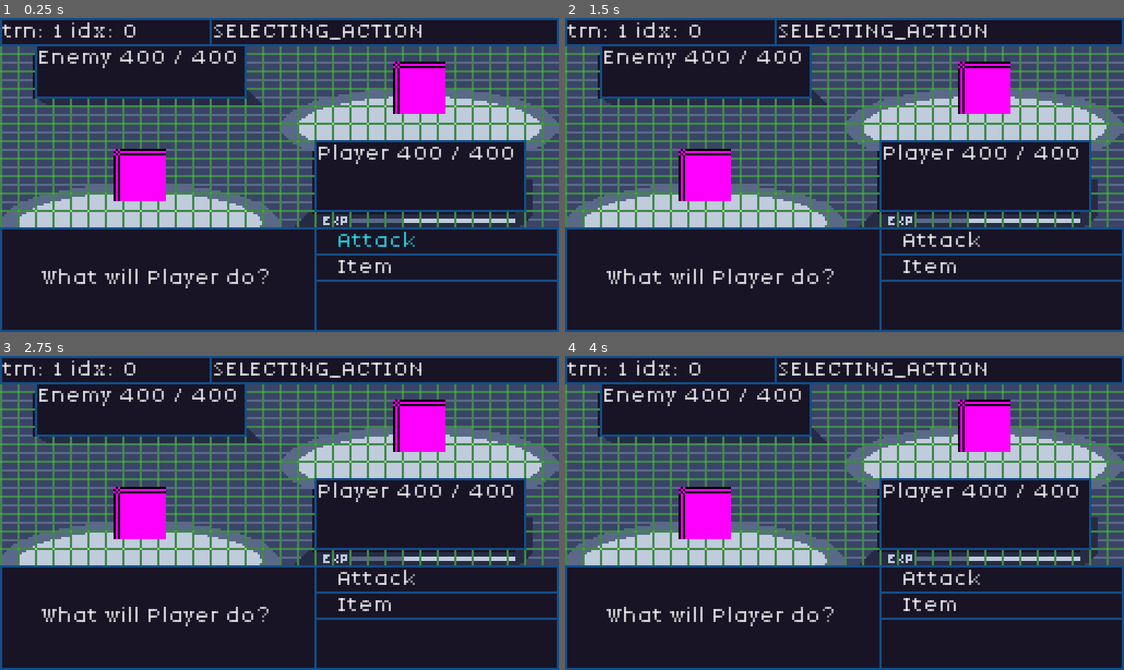
Above: before the commit, frames 1-4 (two rows, left to right).
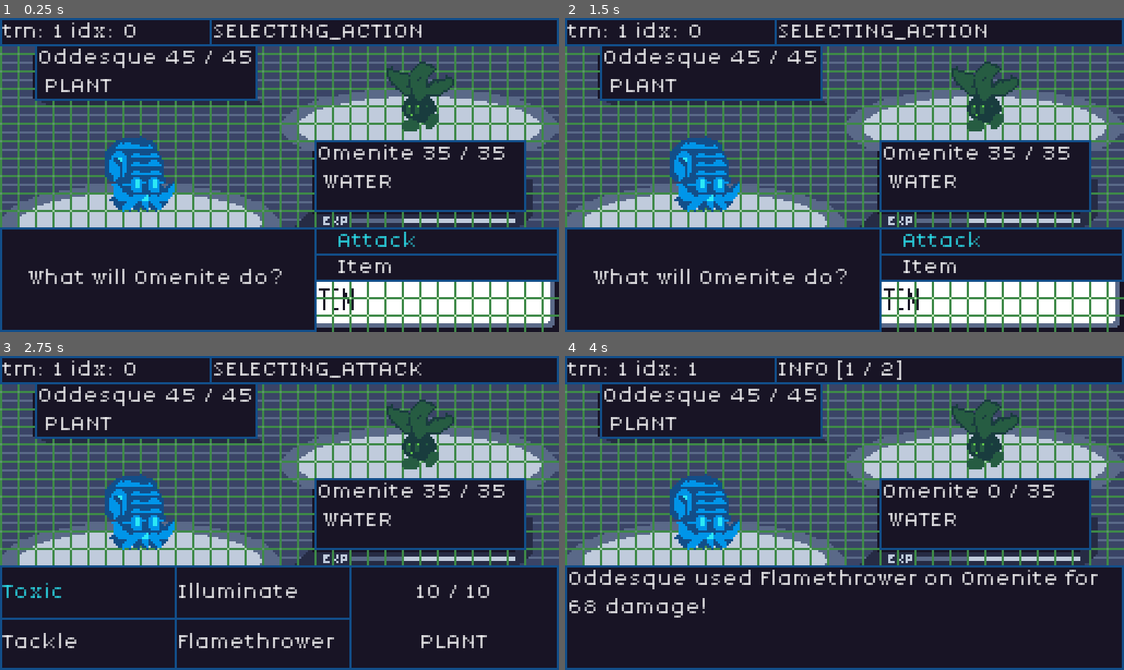
Above: after the commit, the same moments.

Repository: JakeTaussig/rpg-rougelike
Game: Godot game, scene res://scenes/battle.tscn
Two runs of this game, one before a commit and one after it. Both use one fixed random seed, a clock stepped at 60 frames per second and the inputs below.
Inputs (mouse positions are in pixels of both pictures, inside the frame that each line leads up to):
- Up to frame 1 (0.25 s): no input
- Up to frame 2 (1.5 s): click (844, 278) at 0.5 s, where only the run before the commit has a clickable "Continue"; click (844, 278) at 1.25 s, where only the run before the commit has a clickable "Continue"
- Up to frame 3 (2.75 s): click "Attack" at 2 s
- Up to frame 4 (4 s): click (654, 591) at 2.75 s, where only the run after the commit has a clickable "Toxic"; click (1001, 604) at 3.5 s, where only the run before the commit has a clickable "Item"

The runs differ from the first frame. In frame 1, 14% of the frame differs, in the area x 5-100%, y 9-100%; in frame 2, 14%; in frame 3, 10%; in frame 4, 10%.

Commit message:
WIP: Create Monsters  (#20)
* First pass: add support for unique monster types

* add Mac OS artifacts to .gitignore

* add style guide (sprites/characters/README.md) and character template

* fix broken link

* render monster type with HP

* add new character

* remove unused (renamed) aseprite file

* battle.tscn: save enemy monster as oddesque.tres

* use ExtResource instead of SubResource in battle_participant.tscn

* use formatted strings in `battle.render_hp()`

* update base monster `character_name`

* renamed:    assets/sprites/characters/README.md -> docs/style_guide.md

* update battle_participant.gd to refer to monster's stats

* changed attacker.character_name to attacker.monster.character_name

---------

Co-authored-by: Ben Taussig <btaussig97@gmail.com>
Co-authored-by: jaketaussig <jaketaussig@gmail.com>

Diff:
--- /dev/null
+++ b/assets/monsters/gwendolyn.tres
@@ -0,0 +1,19 @@
+[gd_resource type="Resource" script_class="Monster" load_steps=3 format=3 uid="uid://dy0jqmgyr3mbo"]
+
+[ext_resource type="Script" uid="uid://cyqywjpbta4p8" path="res://scripts/monster.gd" id="1_8a87y"]
+[ext_resource type="Texture2D" uid="uid://bjv7ljlukk10" path="res://assets/sprites/characters/gwendolyn.png" id="2_8a87y"]
+
+[resource]
+script = ExtResource("1_8a87y")
+character_name = "Gwendolyn"
+texture = ExtResource("2_8a87y")
+max_hp = 30
+hp = 30
+atk = 35
+sp_atk = 100
+def = 30
+sp_def = 35
+speed = 80
+luck = 10
+type = 4
+metadata/_custom_type_script = "uid://cyqywjpbta4p8"
--- /dev/null
+++ b/assets/monsters/oddesque.tres
@@ -0,0 +1,19 @@
+[gd_resource type="Resource" script_class="Monster" load_steps=3 format=3 uid="uid://fyqnvw1yr5pb"]
+
+[ext_resource type="Script" uid="uid://cyqywjpbta4p8" path="res://scripts/monster.gd" id="1_iv4k7"]
+[ext_resource type="Texture2D" uid="uid://cqah3pvvxjf3e" path="res://assets/sprites/characters/oddesque.png" id="2_iv4k7"]
+
+[resource]
+script = ExtResource("1_iv4k7")
+character_name = "Oddesque"
+texture = ExtResource("2_iv4k7")
+max_hp = 45
+hp = 45
+atk = 50
+sp_atk = 75
+def = 55
+sp_def = 65
+speed = 30
+luck = 10
+type = 3
+metadata/_custom_type_script = "uid://cyqywjpbta4p8"
--- /dev/null
+++ b/assets/monsters/omenite.tres
@@ -0,0 +1,19 @@
+[gd_resource type="Resource" script_class="Monster" load_steps=3 format=3 uid="uid://ydoyf2k0u5xb"]
+
+[ext_resource type="Script" uid="uid://cyqywjpbta4p8" path="res://scripts/monster.gd" id="1_d47lb"]
+[ext_resource type="Texture2D" uid="uid://ccw3gkgcfoqh0" path="res://assets/sprites/characters/omenite.png" id="2_d47lb"]
+
+[resource]
+script = ExtResource("1_d47lb")
+character_name = "Omenite"
+texture = ExtResource("2_d47lb")
+max_hp = 35
+hp = 35
+atk = 40
+sp_atk = 90
+def = 100
+sp_def = 55
+speed = 35
+luck = 10
+type = 2
+metadata/_custom_type_script = "uid://cyqywjpbta4p8"
--- a/assets/themes/main.tres
+++ b/assets/themes/main.tres
@@ -23,6 +23,8 @@
 DisabledButton/colors/font_focus_color = Color(0.635294, 0.14902, 0.2, 1)
 DisabledButton/colors/font_hover_color = Color(0.635294, 0.14902, 0.2, 1)
 DisabledButton/colors/font_pressed_color = Color(0.635294, 0.14902, 0.2, 1)
+GrayTextLabel/base_type = &"NoBorderLabel"
+GrayTextLabel/colors/font_color = Color(0.352941, 0.411765, 0.533333, 1)
 Label/font_sizes/font_size = 9
 Label/fonts/font = ExtResource("1_pgokm")
 Label/styles/normal = ExtResource("3_6fsoa")
--- a/scenes/battle.tscn
+++ b/scenes/battle.tscn
@@ -8,6 +8,7 @@
 [ext_resource type="Script" uid="uid://cstx4ogvno1si" path="res://scripts/enemy.gd" id="6_6vh42"]
 [ext_resource type="Script" uid="uid://brto6aw55bukl" path="res://scripts/states/Info.gd" id="7_v7i3o"]
 [ext_resource type="Script" uid="uid://buy2ylv1t0vt0" path="res://scripts/states/EnemyAttack.gd" id="8_66ngm"]
+[ext_resource type="Resource" uid="uid://fyqnvw1yr5pb" path="res://assets/monsters/oddesque.tres" id="8_vceff"]
 [ext_resource type="Script" uid="uid://bl3wtt7v3rtpm" path="res://scripts/states/SelectingAction.gd" id="9_03edq"]
 [ext_resource type="Script" uid="uid://dxrkm475i6ls6" path="res://scripts/states/SelectingAttack.gd" id="10_22uqi"]
 [ext_resource type="Script" uid="uid://cmikjgcwtvkyk" path="res://scripts/states/IncrementTurn.gd" id="12_03edq"]
@@ -62,6 +63,7 @@
 
 [node name="BattleStatus" type="Label" parent="BottomBar"]
 unique_name_in_owner = true
+visible = false
 offset_top = 96.0
 offset_right = 255.0
 offset_bottom = 143.0
@@ -175,10 +177,6 @@
 [node name="Player" parent="." instance=ExtResource("5_lpir7")]
 unique_name_in_owner = true
 position = Vector2(64, 72)
-max_hp = 400
-hp = 400
-speed = 40
-type = 5
 
 [node name="Enemies" type="Node2D" parent="."]
 unique_name_in_owner = true
@@ -188,10 +186,7 @@
 position = Vector2(192, 32)
 script = ExtResource("6_6vh42")
 ai_type = 2
-character_name = "Pink Box"
-max_hp = 400
-hp = 400
-type = 6
+monster = ExtResource("8_vceff")
 
 [node name="StateDisplay" type="Label" parent="."]
 unique_name_in_owner = true
--- a/scenes/battle_participant.tscn
+++ b/scenes/battle_participant.tscn
@@ -1,12 +1,9 @@
 [gd_scene load_steps=3 format=3 uid="uid://dspy5d5yn1fxj"]
 
 [ext_resource type="Script" uid="uid://d0ejnncl5rkg0" path="res://scripts/battle_participant.gd" id="1_3vyb7"]
+[ext_resource type="Texture2D" uid="uid://ccw3gkgcfoqh0" path="res://assets/sprites/characters/omenite.png" id="4_07hmd"]
 
-[sub_resource type="PlaceholderTexture2D" id="PlaceholderTexture2D_3vyb7"]
-size = Vector2(24, 24)
-
-[node name="BattleParticipant" type="Node2D"]
+[node name="BattleParticipant" type="Sprite2D"]
+texture = ExtResource("4_07hmd")
+flip_h = true
 script = ExtResource("1_3vyb7")
-
-[node name="Sprite2D" type="Sprite2D" parent="."]
-texture = SubResource("PlaceholderTexture2D_3vyb7")
--- a/scripts/battle.gd
+++ b/scripts/battle.gd
@@ -46,10 +46,10 @@
 
 	battle_participants.sort_custom(_sort_participants_by_speed)
 
-func _sort_participants_by_speed(a, b) -> bool:
-	if a.speed == b.speed:
+func _sort_participants_by_speed(a: BattleParticipant, b: BattleParticipant) -> bool:
+	if a.monster.speed == b.monster.speed:
 		return randf() < 0.5  # More readable than randi() % 2
-	return a.speed > b.speed
+	return a.monster.speed > b.monster.speed
 
 func transition_state_to(state_name: String, messages: Array = []):
 	if not %BattleStateMachine.has_node(state_name):
@@ -68,10 +68,13 @@
 
 func render_hp() -> void:
 	if enemies.size() > 0:
-		%EnemyPanel.text = "Enemy " + str(enemies[0].hp) + " / " + str(enemies[0].max_hp)
+		%EnemyPanel.text = "%s %d / %d" % [enemies[0].monster.character_name, enemies[0].monster.hp, enemies[0].monster.max_hp]
 	else:
 		%EnemyPanel.text = "Enemy ?"
-	%PlayerPanel.text = "Player " + str(%Player.hp) + " / " + str(%Player.max_hp)
+	%PlayerPanel.text = "%s %d / %d" % [%Player.monster.character_name, %Player.monster.hp, %Player.monster.max_hp]
+
+	%EnemyPanel.text += "\n %s" % MovesList.Type.keys()[enemies[0].monster.type]
+	%PlayerPanel.text += "\n %s" % MovesList.Type.keys()[$Player.monster.type]
 
 func _on_continue_button_pressed() -> void:
 	current_state.handle_continue()
--- a/scripts/battle_participant.gd
+++ b/scripts/battle_participant.gd
@@ -1,42 +1,33 @@
-extends Node2D
+@tool
+extends Sprite2D
 class_name BattleParticipant
 
-@export var character_name: String = "Player"
-@export var max_hp: int = 100:
-	set(new_health):
-		max_hp = max(1, new_health)
-@export var hp: int = 100:
-	set(new_health):
-		hp = max(0, new_health)
-@export var atk: int = 20:
-	set(new_atk):
-		atk = max(1, new_atk)
-@export var sp_atk: int = 20:
-	set(new_sp_atk):
-		sp_atk = max(1, new_sp_atk)
-@export var def: int = 20:
-	set(new_def):
-		def = max(1, new_def)
-@export var sp_def: int = 20:
-	set(new_sp_def):
-		sp_def = max(1, new_sp_def)
-@export var speed: int = 30:
-	set(new_speed):
-		speed = max(1, new_speed)
-@export var luck: int = 10:
-	set(new_luck):
-		luck = max(1, new_luck)
-@export var type: MovesList.Type = MovesList.Type.HUMAN
-var is_player = true
+@export var monster: Monster = preload("res://assets/monsters/omenite.tres"):
+	set(new_monster):
+		monster = new_monster
+		_render_battler()
+
+var is_player = true:
+	set(_is_player):
+		is_player = _is_player
+		_render_battler()
+
 var moves: Array[Move] = []
 var status_effect: MovesList.StatusEffect = MovesList.StatusEffect.NONE
 var status_effect_turn_counter: int = 0
 var consume_benefactor: BattleParticipant = null
 
+func _render_battler():
+	texture = monster.texture
+	flip_h = is_player
+
 # Called when the node enters the scene tree for the first time.
-func _ready() -> void:
-	for move in GameManager.moves_list.moves.slice(0, 4):
-		moves.append(move.copy())
+func _enter_tree() -> void:
+	monster = monster.duplicate()
+	_render_battler()
+	if not Engine.is_editor_hint():
+		for move in GameManager.moves_list.moves.slice(0, 4):
+			moves.append(move.copy())
 
 func use_move(index: int, target: BattleParticipant) -> Dictionary:
 	# This is done here rather than in EnactStatuses.gd so that speed doesn't have an impact on how long status effects will last.
@@ -83,21 +74,21 @@
 	return roll <= accuracy
 
 func increment_health(value: int) -> void:
-	hp += value
+	monster.hp += value
 
 func _attack(move: Move, target: BattleParticipant, is_physical: bool) -> int:
 	var power = move.base_power
 	var damage = 0
 	var effectiveness_modifier = get_move_effectiveness(move, target)
 	if is_physical:
-		power = power * atk
-		damage = power / target.def
+		power = power * monster.atk
+		damage = power / target.monster.def
 		damage *= effectiveness_modifier
 	else:
-		power = power * sp_atk
-		damage = power / target.sp_def
+		power = power * monster.sp_atk
+		damage = power / target.monster.sp_def
 		damage *= effectiveness_modifier
-	target.hp -= damage
+	target.monster.hp -= damage
 	return damage
 
 func _roll_and_apply_status_effect(move: Move, target: BattleParticipant) -> bool:
@@ -112,13 +103,13 @@
 	return false
 
 func get_move_effectiveness(move: Move,  defender: BattleParticipant) -> float:
-	var same_type_attack_bonus: float = 1.5 if self.type == move.type else 1.0
+	var same_type_attack_bonus: float = 1.5 if self.monster.type == move.type else 1.0
 	var base_modifier = get_effectiveness_modifier(move, defender)
 	return base_modifier * same_type_attack_bonus
 
 func get_effectiveness_modifier(move: Move, defender: BattleParticipant) -> float:
 	var atk_idx = MovesList.TYPES[move.type]
-	var def_idx = MovesList.TYPES[defender.type]
+	var def_idx = MovesList.TYPES[defender.monster.type]
 	var base_modifier = MovesList.TYPE_CHART[atk_idx][def_idx]
 	return base_modifier
 
@@ -155,74 +146,74 @@
 # Only called on first turn of cripple
 func enact_cripple_on_self():
 	if status_effect_turn_counter == 0:
-		atk *= 0.8
-		sp_atk *= 0.8
-		def *= 0.8
-		sp_def *= 0.8
-		speed *= 0.8
-		luck *= 0.8
-		return "All of %s's stats were lowered by 20" % character_name + "%!"
+		monster.atk *= 0.8
+		monster.sp_atk *= 0.8
+		monster.def *= 0.8
+		monster.sp_def *= 0.8
+		monster.speed *= 0.8
+		monster.luck *= 0.8
+		return "All of %s's stats were lowered by 20" % monster.character_name + "%!"
 	return ""
 
 func _recover_from_cripple():
 	status_effect = MovesList.StatusEffect.NONE
 	status_effect_turn_counter = 0
-	atk *= 1.25
-	sp_atk *= 1.25
-	def *= 1.25
-	sp_def *= 1.25
-	speed *= 1.25
-	luck *= 1.25
-	return "%s recovered from cripple and their stats were restored!" % character_name
+	monster.atk *= 1.25
+	monster.sp_atk *= 1.25
+	monster.def *= 1.25
+	monster.sp_def *= 1.25
+	monster.speed *= 1.25
+	monster.luck *= 1.25
+	return "%s recovered from cripple and their stats were restored!" % monster.character_name
 
 func enact_burn_on_self():
 	if status_effect_turn_counter == 0:
-		atk *= 0.5
-		return "%s's attack was lowered by 50" % character_name + "%!"
+		monster.atk *= 0.5
+		return "%s's attack was lowered by 50" % monster.character_name + "%!"
 	else:
-		var hp_to_lose = int(max_hp * 0.04)
-		hp -= hp_to_lose
-		return "%s took %s damage from burn!" % [character_name, str(hp_to_lose)]
+		var hp_to_lose = int(monster.max_hp * 0.04)
+		monster.hp -= hp_to_lose
+		return "%s took %s damage from burn!" % [monster.character_name, str(hp_to_lose)]
 
 func _recover_from_burn():
 	status_effect = MovesList.StatusEffect.NONE
 	status_effect_turn_counter = 0
-	atk *= 1.5
-	return "%s recovered from burn!" % character_name
+	monster.atk *= 1.5
+	return "%s recovered from burn!" % monster.character_name
 
 func _recover_from_whirlpool():
 	status_effect = MovesList.StatusEffect.NONE
 	status_effect_turn_counter = 0
-	return "%s recovered from whirlpool!" % character_name
+	return "%s recovered from whirlpool!" % monster.character_name
 
 func enact_poison_on_self():
-	var hp_to_lose = int(max_hp * 0.08)
-	hp -= hp_to_lose
-	return "%s is poisoned and took %s damage!" % [character_name, hp_to_lose]
+	var hp_to_lose = int(monster.max_hp * 0.08)
+	monster.hp -= hp_to_lose
+	return "%s is poisoned and took %s damage!" % [monster.character_name, hp_to_lose]
 
 func _recover_from_poison():
 	status_effect = MovesList.StatusEffect.NONE
 	status_effect_turn_counter = 0
-	return "%s recovered from poison" % character_name
+	return "%s recovered from poison" % monster.character_name
 
 func _recover_from_paralyze():
 	status_effect = MovesList.StatusEffect.NONE
 	status_effect_turn_counter = 0
-	return "%s recovered from paralyze" % character_name
+	return "%s recovered from paralyze" % monster.character_name
 
 func enact_consume_on_self():
-	var hp_to_siphen = max_hp * 0.04
-	hp -= hp_to_siphen
-	consume_benefactor.hp += hp_to_siphen
-	return "%s consumed %s HP from %s!" % [consume_benefactor.character_name, str(hp_to_siphen), character_name]
+	var hp_to_siphen = monster.max_hp * 0.04
+	monster.hp -= hp_to_siphen
+	consume_benefactor.monster.hp += hp_to_siphen
+	return "%s consumed %s HP from %s!" % [consume_benefactor.monster.character_name, str(hp_to_siphen), monster.character_name]
 
 func _recover_from_consume():
 	status_effect = MovesList.StatusEffect.NONE
 	status_effect_turn_counter = 0
 	consume_benefactor = null
-	return "%s recovered from consume!" % character_name
+	return "%s recovered from consume!" % monster.character_name
 
 func _recover_from_blind():
 	status_effect = MovesList.StatusEffect.NONE
 	status_effect_turn_counter = 0
-	return "%s recovered from blind!" % character_name
+	return "%s recovered from blind!" % monster.character_name
--- a/scripts/enemy.gd
+++ b/scripts/enemy.gd
@@ -1,7 +1,11 @@
+@tool
 class_name Enemy extends BattleParticipant
 
 enum AI_TYPE { RANDOM, AGGRESSIVE, HIGH_EV }
 @export var ai_type: AI_TYPE = AI_TYPE.HIGH_EV
+
+func _ready():
+	is_player = false
 
 # Only called by enemy
 func select_move() -> int:
--- /dev/null
+++ b/scripts/monster.gd
@@ -0,0 +1,32 @@
+class_name Monster
+extends Resource
+
+@export var character_name: String = "Monster"
+@export var texture: CompressedTexture2D = preload("res://assets/sprites/characters/oddesque.png")
+
+@export var max_hp: int = 100:
+	set(new_health):
+		max_hp = max(1, new_health)
+@export var hp: int = 100:
+	set(new_health):
+		hp = max(0, new_health)
+@export var atk: int = 20:
+	set(new_atk):
+		atk = max(1, new_atk)
+@export var sp_atk: int = 20:
+	set(new_sp_atk):
+		sp_atk = max(1, new_sp_atk)
+@export var def: int = 20:
+	set(new_def):
+		def = max(1, new_def)
+@export var sp_def: int = 20:
+	set(new_sp_def):
+		sp_def = max(1, new_sp_def)
+@export var speed: int = 30:
+	set(new_speed):
+		speed = max(1, new_speed)
+@export var luck: int = 10:
+	set(new_luck):
+		luck = max(1, new_luck)
+
+@export var type: MovesList.Type
--- a/scripts/states/Attack.gd
+++ b/scripts/states/Attack.gd
@@ -27,15 +27,15 @@
 	var damage = results["damage"]
 	var move_hit = results["move_hit"]
 	if used_move_name == "Whirlpool":
-		messages.append("%s got caught in the whirlpool and took %d damage!" % [attacker.character_name, damage])
+		messages.append("%s got caught in the whirlpool and took %d damage!" % [attacker.monster.character_name, damage])
 		return messages
 	elif used_move_name == "Paralyzed":
-		messages.append("%s is paralyzed and could not move!" % attacker.character_name)
+		messages.append("%s is paralyzed and could not move!" % attacker.monster.character_name)
 	elif not move_hit:
-		messages.append("%s missed %s!" % [attacker.character_name, used_move_name])
+		messages.append("%s missed %s!" % [attacker.monster.character_name, used_move_name])
 	elif damage > 0:
 		var effectiveness_multiplier: float = attacker.get_effectiveness_modifier(used_move, target)
-		messages.append("%s used %s on %s for %d damage!" % [attacker.character_name, used_move_name, target.character_name, damage])
+		messages.append("%s used %s on %s for %d damage!" % [attacker.monster.character_name, used_move_name, target.monster.character_name, damage])
 
 		if effectiveness_multiplier > 1.0:
 			messages.append("%s was super effective!" % used_move_name)
@@ -48,16 +48,16 @@
 		var target_status_effect_string = String(MovesList.StatusEffect.find_key(target.status_effect)).to_lower()
 		var attempted_status_effect_string = String(MovesList.StatusEffect.find_key(used_move.status_effect)).to_lower()
 		messages.append("%s used %s and attempted to apply %s on %s, but %s is already afflicted with %s!" %
-		[attacker.character_name, used_move_name, attempted_status_effect_string, target.character_name, target.character_name, target_status_effect_string])
+		[attacker.monster.character_name, used_move_name, attempted_status_effect_string, target.monster.character_name, target.monster.character_name, target_status_effect_string])
 
 	if results["status_applied"]:
 		var status_effect = target.status_effect
 		# Different message if the move only applies status effect or if it also did damage. In this case we need to display the move name.
 		var status_effect_string = String(MovesList.StatusEffect.find_key(status_effect)).to_lower()
 		if used_move.category == Move.MoveCategory.STATUS_EFFECT:
-			messages.append("%s used %s and applied %s on %s!" % [attacker.character_name, used_move_name, status_effect_string, target.character_name])
+			messages.append("%s used %s and applied %s on %s!" % [attacker.monster.character_name, used_move_name, status_effect_string, target.monster.character_name])
 		else:
-			messages.append("%s was affllicted with %s!" % [target.character_name, status_effect_string])
+			messages.append("%s was affllicted with %s!" % [target.monster.character_name, status_effect_string])
 		# Burn and cripple need to be applied instantly since they affect the stats of the afflicted user.
 		match status_effect:
 			MovesList.StatusEffect.CRIPPLE:
@@ -65,7 +65,7 @@
 			MovesList.StatusEffect.BURN:
 				messages.append(target.enact_burn_on_self())
 			MovesList.StatusEffect.BLIND:
-				messages.append("%s's accuracy was lowered by 33" % target.character_name + "%!")
+				messages.append("%s's accuracy was lowered by 33" % target.monster.character_name + "%!")
 	return messages
 
 # Inner class. Used to pass data to `AttackState.enter`
--- a/scripts/states/EnemyAttack.gd
+++ b/scripts/states/EnemyAttack.gd
@@ -11,4 +11,4 @@
 		battle.transition_state_to(
 			battle.STATE_ATTACK, [attackCommand])
 	else:
-		battle.transition_state_to(battle.STATE_INFO, ["%s can't attack" % enemy.character_name])
+		battle.transition_state_to(battle.STATE_INFO, ["%s can't attack" % enemy.monster.character_name])
--- a/scripts/states/GameEnd.gd
+++ b/scripts/states/GameEnd.gd
@@ -5,10 +5,10 @@
 	var enemy = battle.enemies[0]
 
 	var message = ""
-	if enemy.hp <= 0:
-		message = "%s defeated %s!" % [player.character_name, enemy.character_name]
-	if player.hp <= 0:
-		message = "%s defeated %s!" % [enemy.character_name, player.character_name]
+	if enemy.monster.hp <= 0:
+		message = "%s defeated %s!" % [player.monster.character_name, enemy.monster.character_name]
+	if player.monster.hp <= 0:
+		message = "%s defeated %s!" % [enemy.monster.character_name, player.monster.character_name]
 
 	super.enter([message])
 
--- a/scripts/states/IncrementTurn.gd
+++ b/scripts/states/IncrementTurn.gd
@@ -18,7 +18,7 @@
 		battle.transition_state_to(battle.STATE_ENEMY_ATTACK)
 
 func _is_battle_over() -> bool:
-	return battle.enemies[0].hp <= 0 || battle.get_node("%Player").hp <= 0
+	return battle.enemies[0].monster.hp <= 0 || battle.get_node("%Player").monster.hp <= 0
 
 func _log_turn_info():
 	print("---------------------------")
--- a/scripts/states/SelectingAction.gd
+++ b/scripts/states/SelectingAction.gd
@@ -6,7 +6,7 @@
 	%Action.get_child(0).grab_focus()
 
 	if messages.size() == 0:
-		%PlayerPrompt.text = "What will %s do?" % %Player.character_name
+		%PlayerPrompt.text = "What will %s do?" % %Player.monster.character_name
 	else:
 		%PlayerPrompt.text = messages[0]
 
Binary file added: assets/sprites/characters/character_template.aseprite
Binary file added: assets/sprites/characters/gwendolyn.aseprite
Binary file added: assets/sprites/characters/gwendolyn.png
Not shown, added: assets/sprites/characters/gwendolyn.png.import
Binary file added: assets/sprites/characters/oddesque.aseprite
Binary file added: assets/sprites/characters/oddesque.png
Not shown, added: assets/sprites/characters/oddesque.png.import
Binary file added: assets/sprites/characters/omenite.aseprite
Binary file added: assets/sprites/characters/omenite.png
Not shown, added: assets/sprites/characters/omenite.png.import
Binary file added: docs/tileset.jpg
Not shown: 1 places in scenes/battle.tscn that only renumber resources
(and 2 more such lines)
